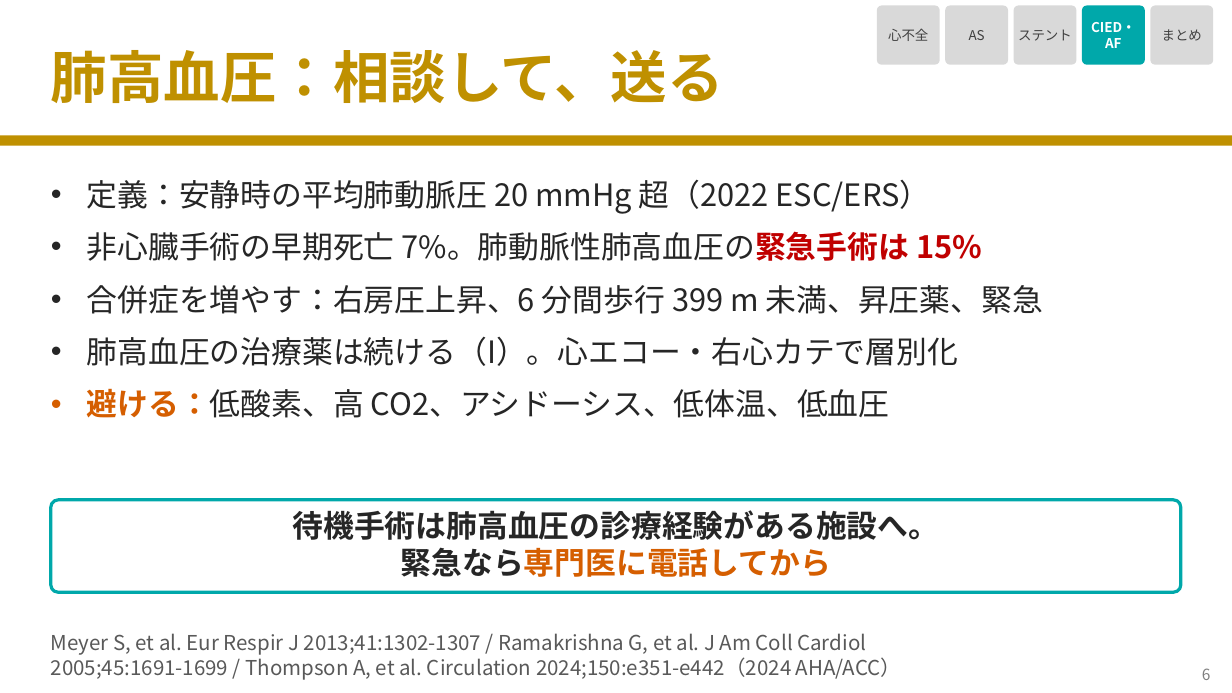
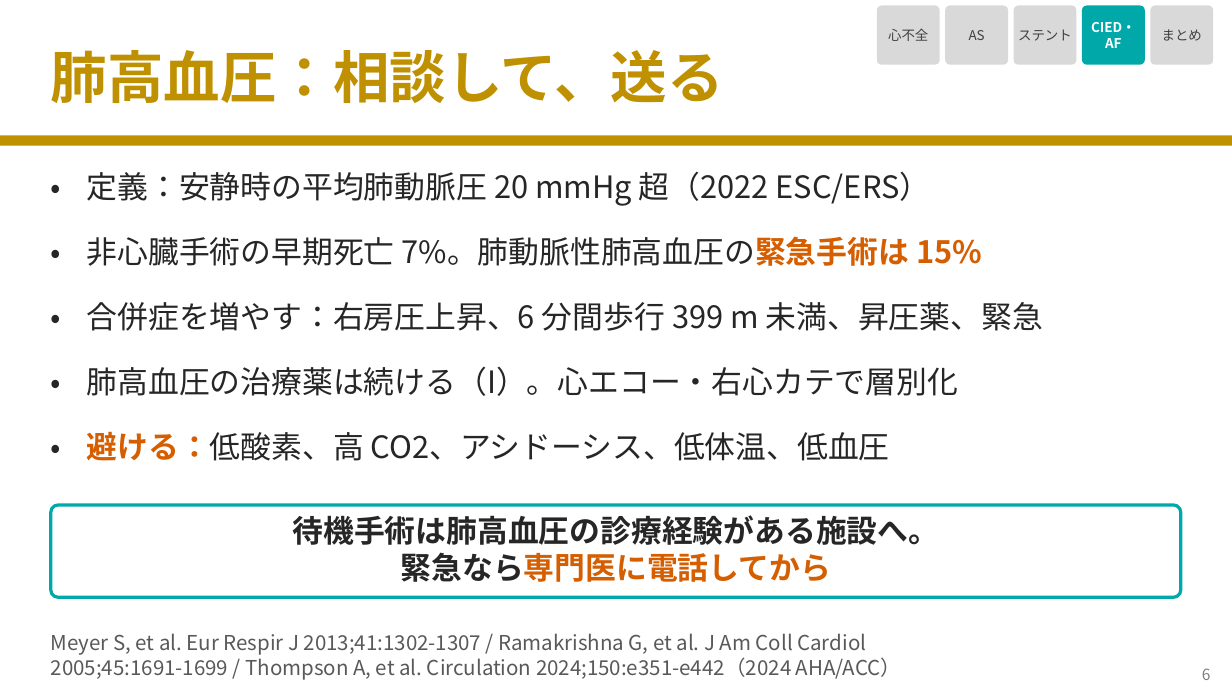
Before and after one commit to nobumitsu-3141/Anes-lecture, a slide deck: slide 7 of slides/4-8_cardiac_conditions/4-8_cardiac_conditions.pptx. Drawn at 1232x693 pixels with LibreOffice and Linux fonts; fonts in the diff are those of the drawing. Boxes give left, top, right and bottom in pixels: in the first picture for what was removed or moved away, otherwise in the second. Text is boxed around its words. In the diff, an @@ line names an element or a change of style, - is before the commit and + after.

```diff
--- a/slides/4-8_cardiac_conditions/4-8_cardiac_conditions.pptx
+++ b/slides/4-8_cardiac_conditions/4-8_cardiac_conditions.pptx
@@ table added at bbox=[51, 171, 1181, 465], 5 rows, 2 columns @@
+• | 定義：安静時の平均肺動脈圧 20 mmHg 超（2022 ESC/ERS）
+• | 非心臓手術の早期死亡 7%。肺動脈性肺高血圧の緊急手術は 15%
+• | 合併症を増やす：右房圧上昇、6 分間歩行 399 m 未満、昇圧薬、緊急
+• | 肺高血圧の治療薬は続ける（I）。心エコー・右心カテで層別化
+• | 避ける：低酸素、高 CO2、アシドーシス、低体温、低血圧
@@ text removed at bbox=[87, 180, 1043, 418] @@
-• 定義：安静時の平均肺動脈圧 20 mmHg 超（2022 ESC/ERS）
-• 非心臓手術の早期死亡 7%。肺動脈性肺高血圧の緊急手術は 15%
-• 合併症を増やす：右房圧上昇、6 分間歩行 399 m 未満、昇圧薬、緊急
-• 肺高血圧の治療薬は続ける（I）。心エコー・右心カテで層別化
-• 避ける：低酸素、高 CO2、アシドーシス、低体温、低血圧
@@ rounded rectangle: place and size @@
-rounded rectangle at bbox=[51, 500, 1181, 592]
+rounded rectangle at bbox=[51, 505, 1181, 597]
@@ table: place and size @@
-table at bbox=[60, 509, 1172, 602]
+table at bbox=[60, 515, 1172, 607]
```
Also in this commit, not shown: 3 other slides changed, 3 other files.
